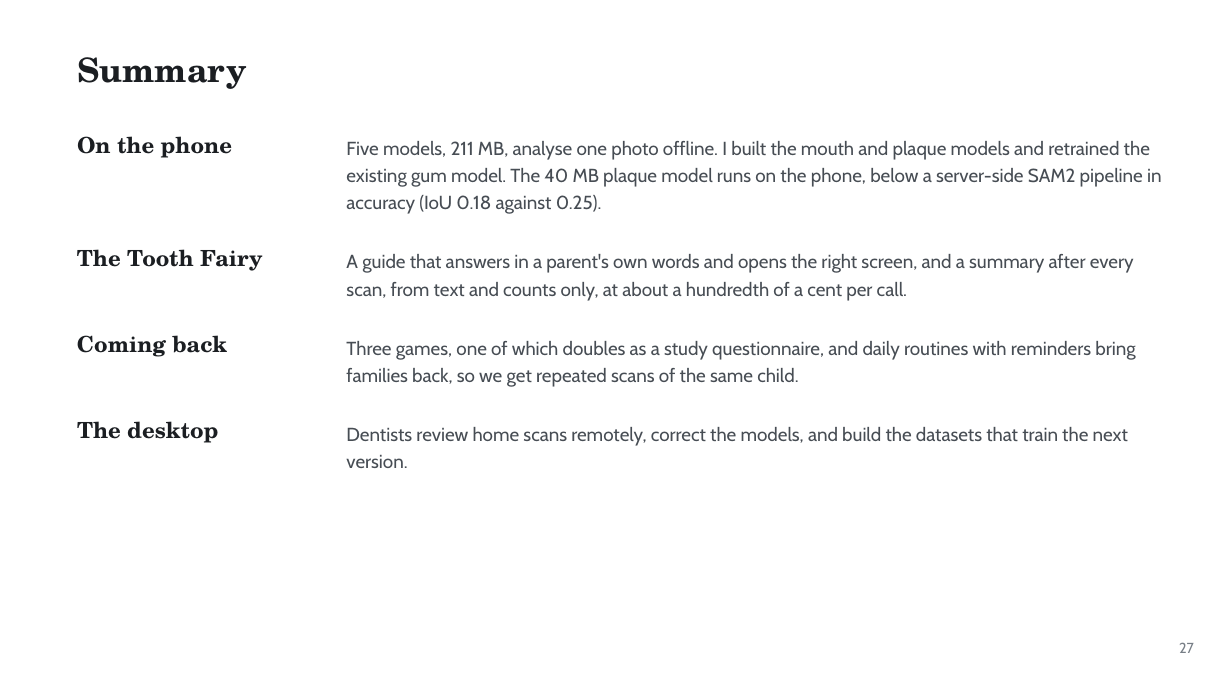
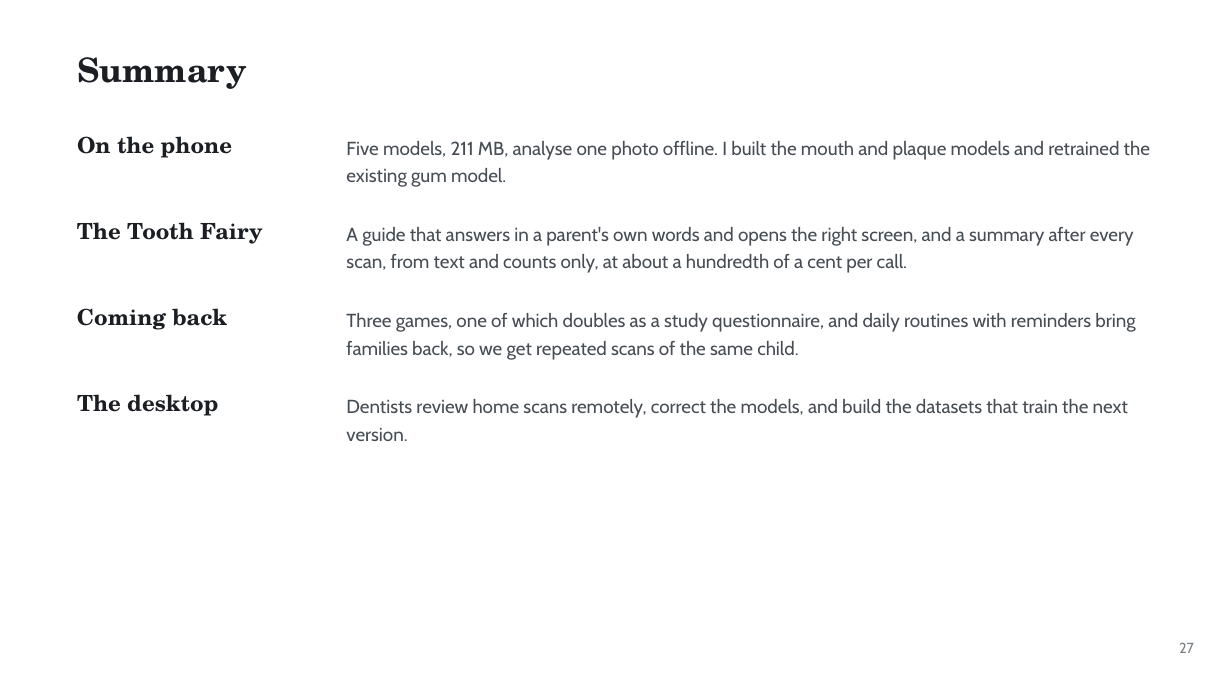
Before and after one commit to ertugrul-senturk/interactive-slides, a slide deck: slide 46 of public/decks/2026-11-smart-teeth.pptx. Drawn at 1232x693 pixels with LibreOffice and Linux fonts; fonts in the diff are those of the drawing; background and template pictures are left out. Boxes give left, top, right and bottom in pixels: in the first picture for what was removed or moved away, otherwise in the second. Text is boxed around its words. In the diff, an @@ line names an element or a change of style, - is before the commit and + after.

```diff
--- a/public/decks/2026-11-smart-teeth.pptx
+++ b/public/decks/2026-11-smart-teeth.pptx
@@ text at [346,141,1150,187]: text changed @@
-Five models, 211 MB, analyse one photo offline. I built the mouth and plaque models and retrained the
-existing gum model. The 40 MB plaque model runs on the phone, below a server-side SAM2 pipeline in
-accuracy (IoU 0.18 against 0.25).
+Five models, 211 MB, analyse one photo offline. I built the mouth and plaque models and retrained the
+existing gum model.
@@ text "The Tooth Fairy": place and size @@
-text "The Tooth Fairy" at [77,249,263,271]
+text "The Tooth Fairy" at [77,222,263,244]
@@ 4 texts: place and size @@
-4 texts at [77,254,1135,443]
+4 texts at [77,227,1135,416]
@@ text "Dentists review home scans remotely, ...": place and size @@
-text "Dentists review home scans remotely, ..." at [346,427,1128,468]
+text "Dentists review home scans remotely, ..." at [346,399,1128,441]
```
Also in this commit, not shown: 3 other slides changed, 1 slide added, 1 slide removed, 6 other files.
